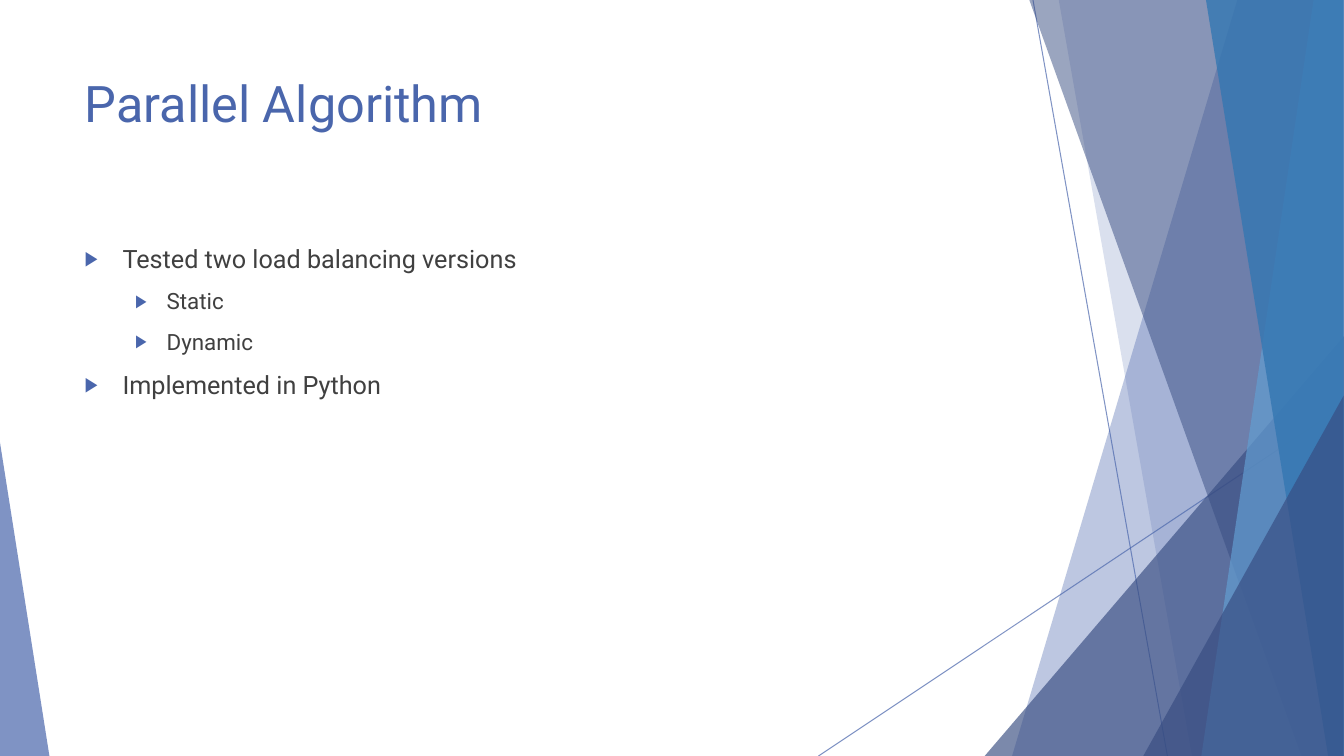
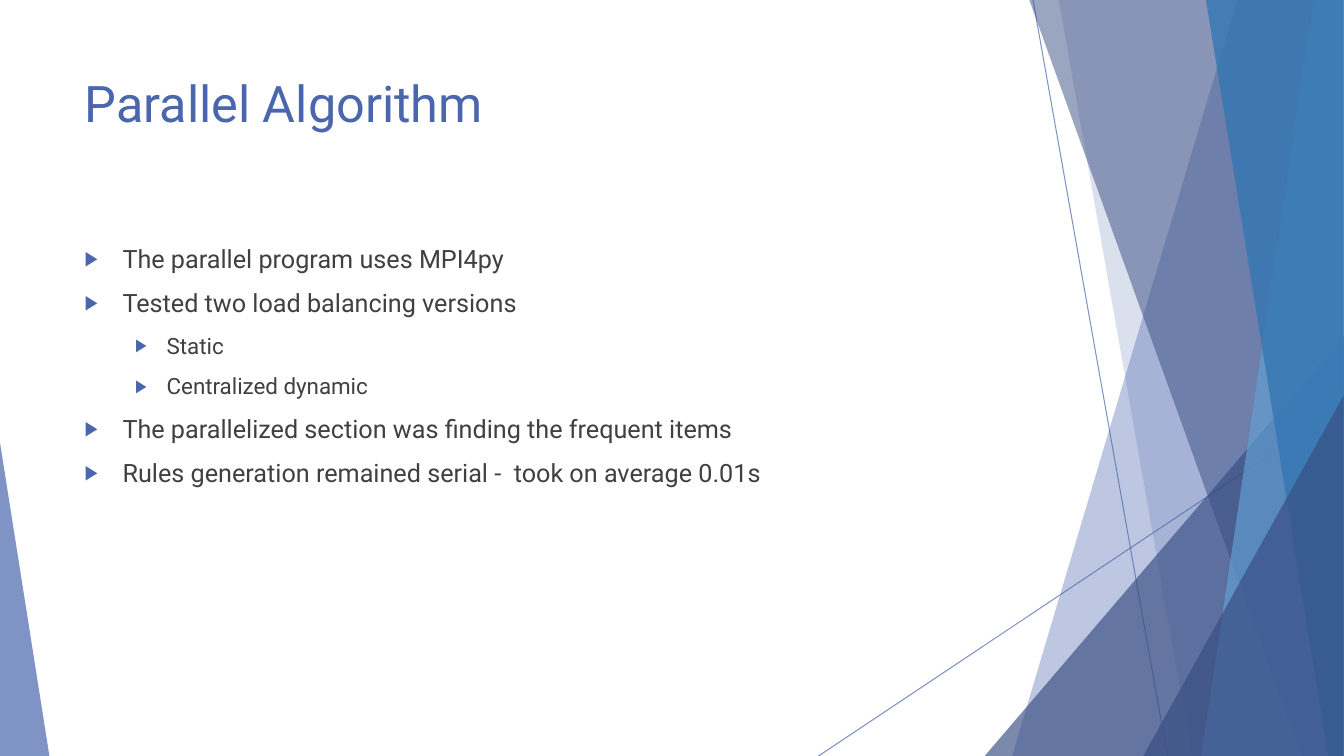
Before and after one commit to ParallelProgramming/Term-Project, a slide deck: slide 6 of Parallel Data Mining.pptx (slide 4 before the commit). Drawn at 1344x756 pixels with LibreOffice and Linux fonts; fonts in the diff are those of the drawing. Boxes give left, top, right and bottom in pixels: in the first picture for what was removed or moved away, otherwise in the second. Text is boxed around its words. In the diff, an @@ line names an element or a change of style, - is before the commit and + after.

```diff
--- a/Parallel Data Mining.pptx
+++ b/Parallel Data Mining.pptx
@@ text at [123,249,504,274]: paragraph added @@
+▶ The parallel program uses MPI4py
@@ text at [123,377,760,488]: text changed @@
-  ▶ Dynamic
-▶ Implemented in Python
+  ▶ Centralized dynamic
+▶ The parallelized section was finding the frequent items
+▶ Rules generation remained serial - took on average 0.01s
```
Also in this commit, not shown: 6 other slides changed, 12 slides added, 4 slides removed, 2 other files.
